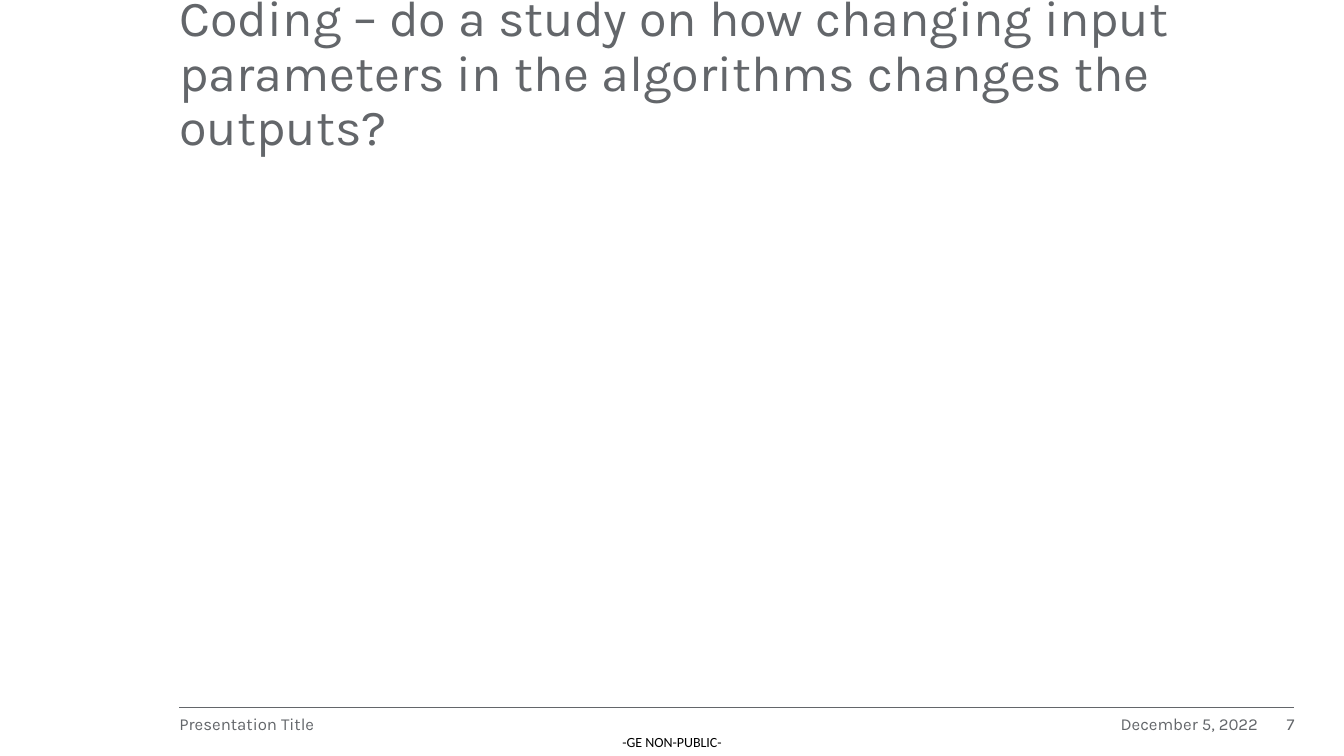
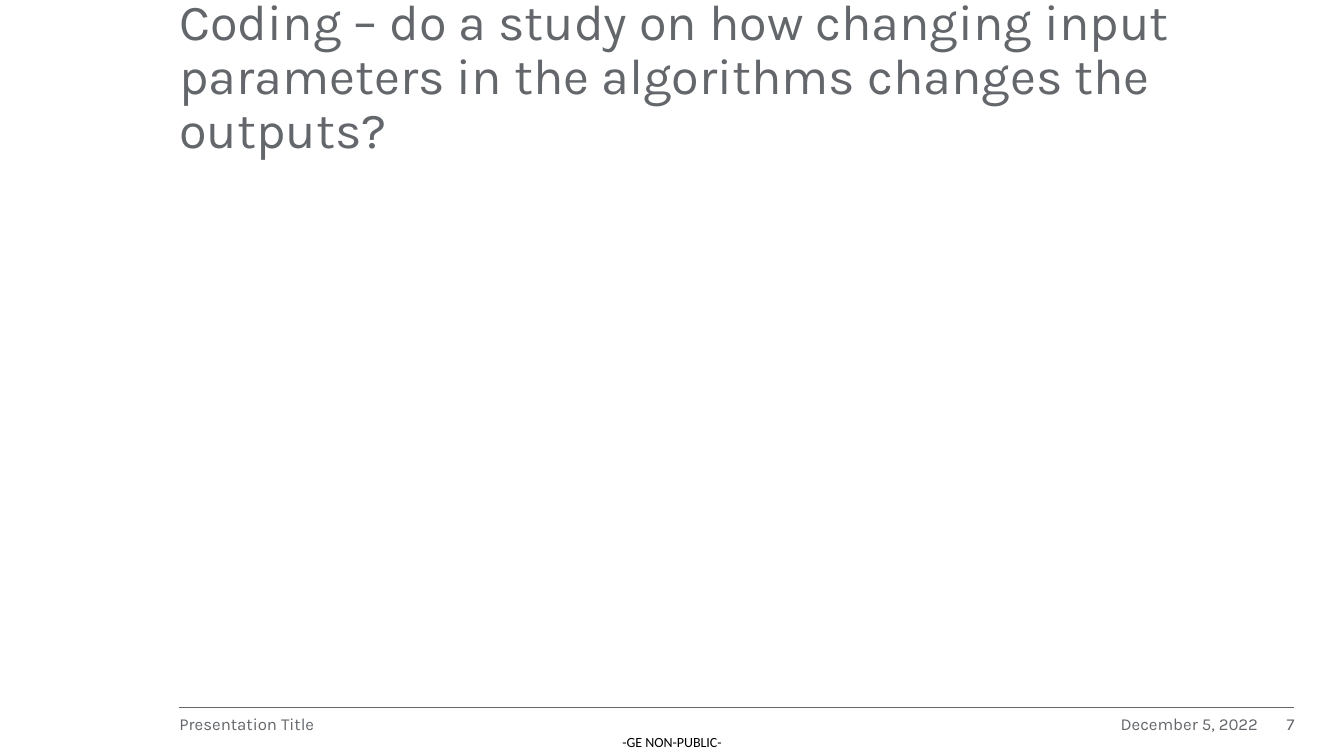
Before and after one commit to EEDP-2022-A/A-Course_Software_Homework_2022, a slide deck: slide 7 of Sprint Review PPT.pptx. Drawn at 1344x756 pixels with LibreOffice and Linux fonts; fonts in the diff are those of the drawing; background and template pictures are left out. Boxes give left, top, right and bottom in pixels: in the first picture for what was removed or moved away, otherwise in the second. Text is boxed around its words. In the diff, an @@ line names an element or a change of style, - is before the commit and + after.

```diff
--- a/Sprint Review PPT.pptx
+++ b/Sprint Review PPT.pptx
@@ title "Coding – do a study ...": place and size @@
-title "Coding – do a study ..." at box(179, 1, 1168, 157)
+title "Coding – do a study ..." at box(179, 5, 1168, 160)
```
Also in this commit, not shown: 2 other slides changed.
